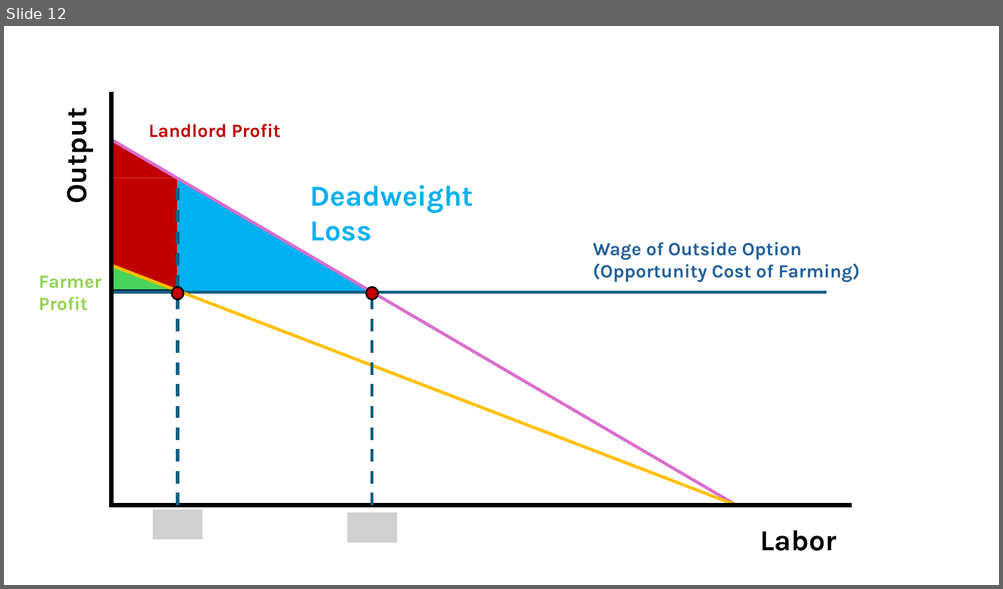
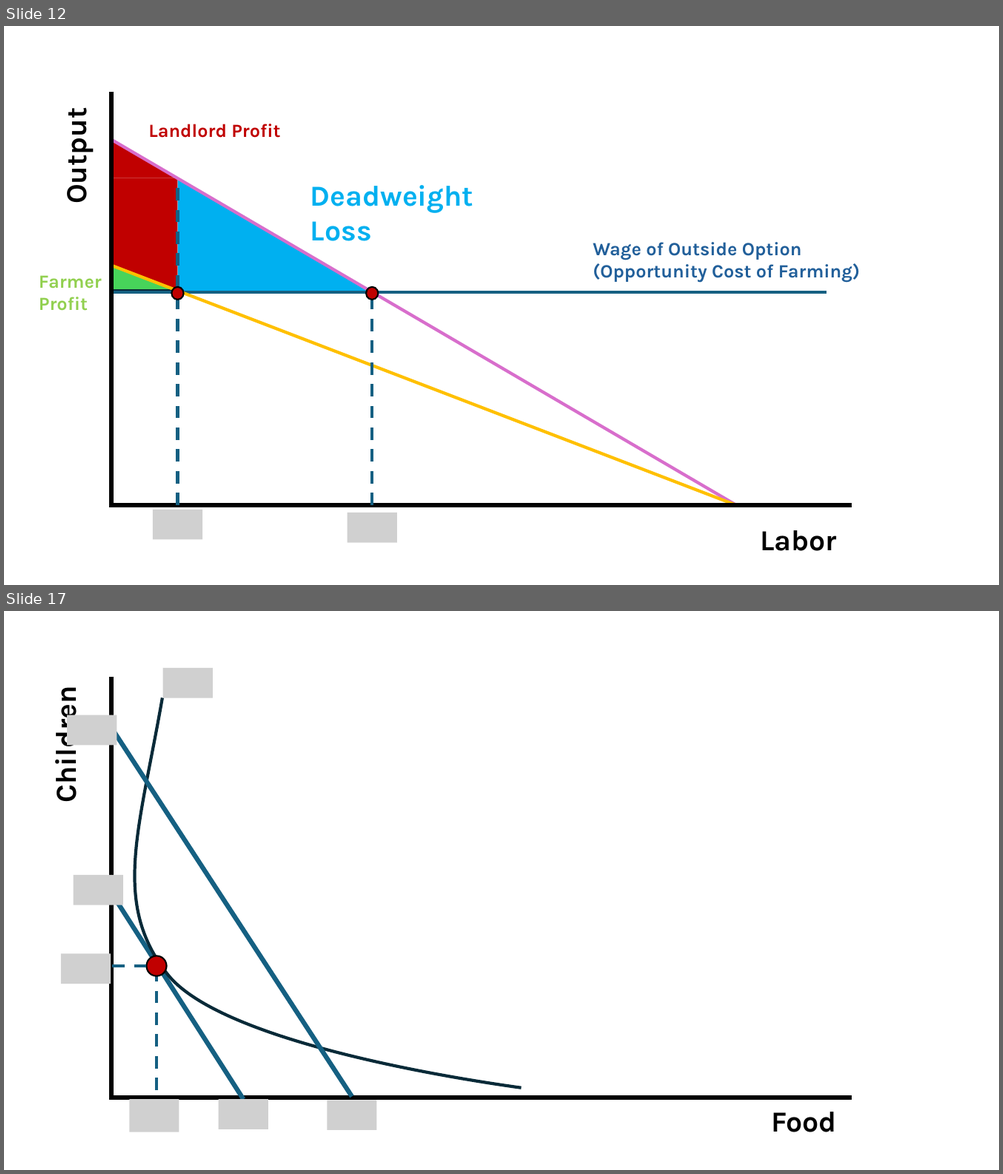
Before and after one commit to jrojas1003/EC-390-Development-Econ, a slide deck: Lectures/graph-maker-pp.pptx. Shown one above the other, each under a label of ours: slide 12 before the commit, slides 12 and 17 after it; the slides between them are not shown. The pictures are 1003x589 and 1003x1174 pixels, drawn with LibreOffice and Linux fonts; fonts in the diff are those of the drawing; grey boxes stand for pictures. Boxes give left, top, right and bottom in pixels: in the first picture for what was removed or moved away, otherwise in the second. Text is boxed around its words. In the diff, an @@ line names an element or a change of style, - is before the commit and + after.

```diff
--- a/Lectures/graph-maker-pp.pptx
+++ b/Lectures/graph-maker-pp.pptx
@@ slide 17 added at box(4, 611, 999, 1170), background #FFFFFF @@
@@ line added from (111, 677) to (111, 1100), #000000 4.5 pt @@
@@ picture added at box(163, 668, 213, 698) @@
@@ text added at box(46, 697, 84, 799), 28 pt, text #000000, bold @@
+Children
@@ freeform shape added at box(134, 698, 521, 1088), outline #092A39 3 pt @@
@@ picture added at box(68, 715, 117, 745) @@
@@ line added from (113, 730) to (352, 1096), #156082 4.5 pt @@
@@ picture added at box(74, 875, 123, 905) @@
@@ line added from (110, 891) to (244, 1099), #156082 4.5 pt @@
@@ picture added at box(61, 954, 111, 984) @@
@@ ellipse added at box(147, 957, 167, 977), fill #C00000, outline #000000 1.5 pt @@
@@ line added from (112, 966) to (147, 966), #156082 3 pt dashed @@
@@ line added from (156, 1091) to (156, 974), #156082 3 pt dashed @@
@@ line added from (851, 1098) to (110, 1098), #000000 4.5 pt @@
@@ picture added at box(129, 1099, 179, 1133) @@
@@ picture added at box(218, 1099, 268, 1130) @@
@@ picture added at box(327, 1100, 377, 1130) @@
@@ text added at box(771, 1112, 836, 1133), 28 pt, text #000000, bold @@
+Food
```
Also in this commit, not shown: 5 other slides added.
